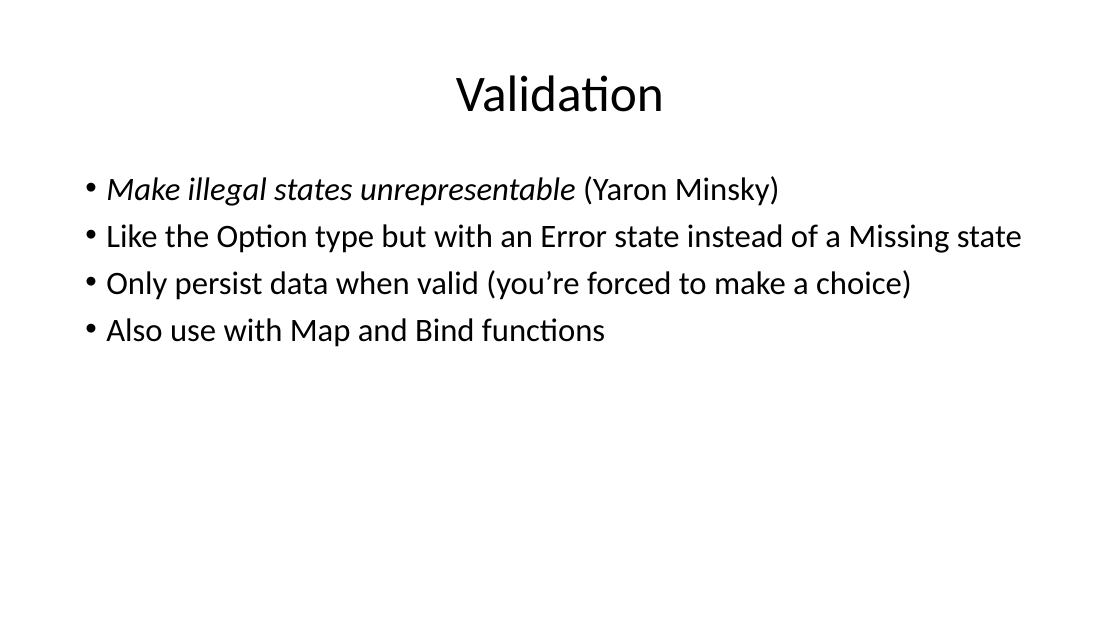
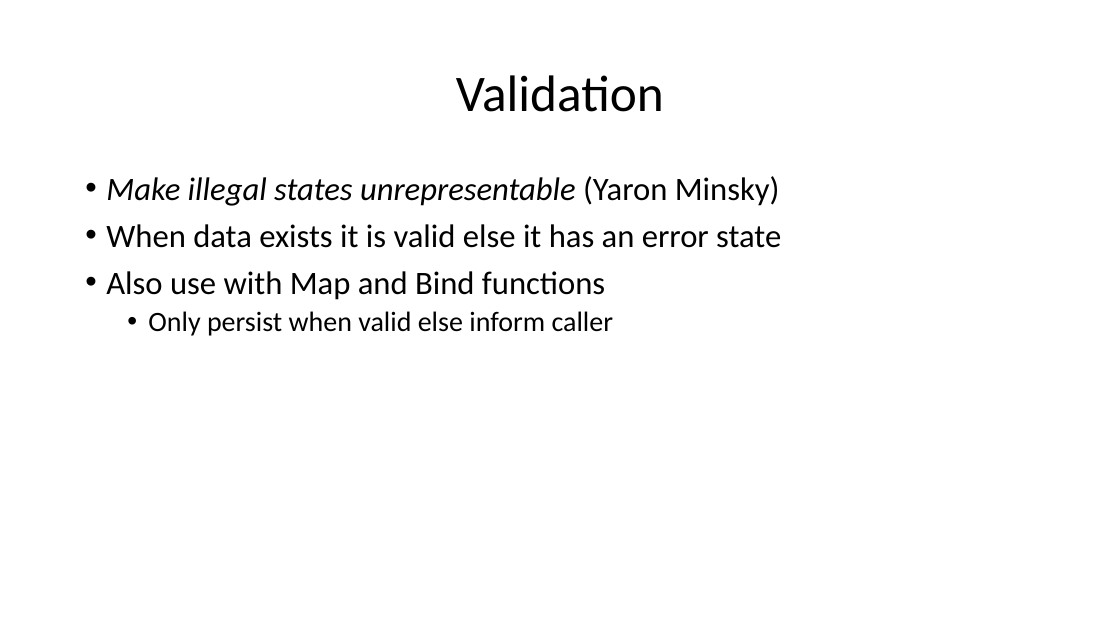
Before and after one commit to aage/fp-makes-life-easier, a slide deck: slide 11 of Presentation/FP-makes-life-easier.pptx. Drawn at 1120x630 pixels with LibreOffice and Linux fonts; fonts in the diff are those of the drawing. Boxes give left, top, right and bottom in pixels: in the first picture for what was removed or moved away, otherwise in the second. Text is boxed around its words. In the diff, an @@ line names an element or a change of style, - is before the commit and + after.

Commit message:
Changes to pptx

```diff
--- a/Presentation/FP-makes-life-easier.pptx
+++ b/Presentation/FP-makes-life-easier.pptx
@@ text at (x1=106, y1=224, x2=781, y2=248): text changed @@
-• Like the Option type but with an Error state instead of a Missing state
-• Only persist data when valid (you’re forced to make a choice)
+• When data exists it is valid else it has an error state
@@ text at (x1=148, y1=311, x2=614, y2=336): paragraph added @@
+  • Only persist when valid else inform caller
```
Also in this commit, not shown: 6 other slides changed.
